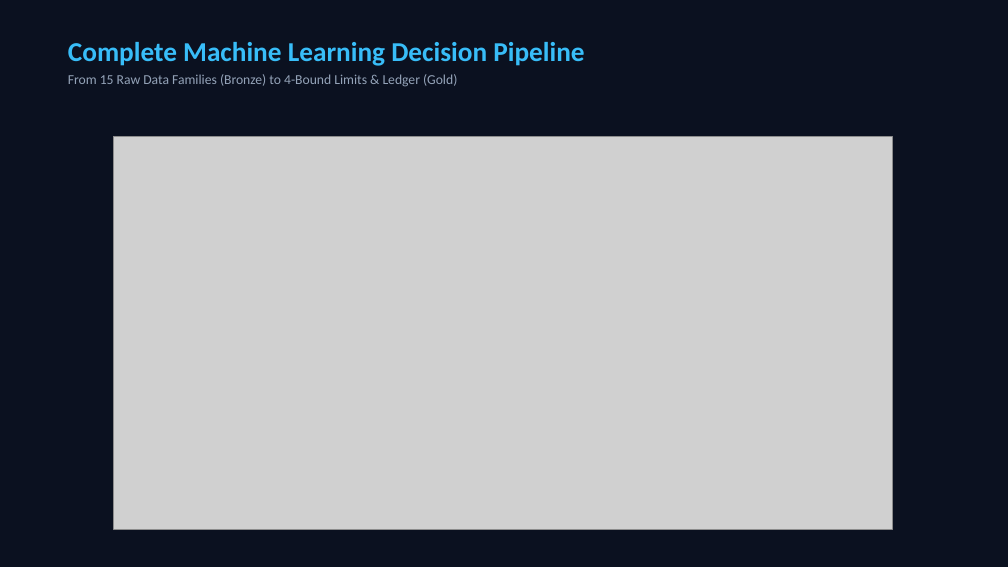
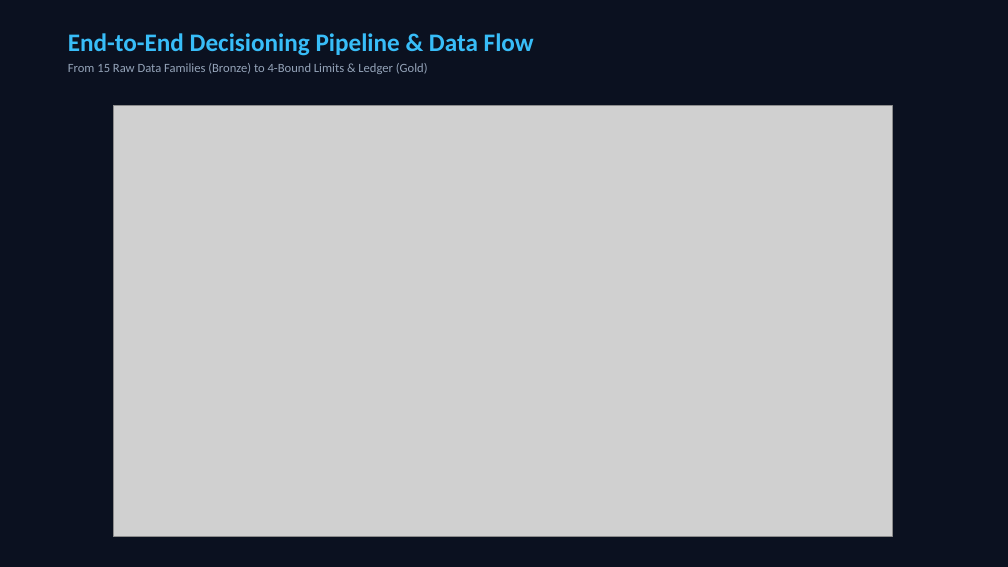
Before and after one commit to khayam1064/AI-CREDIT-SCORING, a slide deck: slide 6 of AI_Credit_Scoring_Conference_Master_Presentation.pptx. Drawn at 1008x567 pixels with LibreOffice and Linux fonts; fonts in the diff are those of the drawing; grey boxes stand for pictures. Boxes give left, top, right and bottom in pixels: in the first picture for what was removed or moved away, otherwise in the second. Text is boxed around its words. In the diff, an @@ line names an element or a change of style, - is before the commit and + after.

Commit message:
Dedicate clean full-screen flow diagrams across 3 presentation slides without text clutter

```diff
--- a/AI_Credit_Scoring_Conference_Master_Presentation.pptx
+++ b/AI_Credit_Scoring_Conference_Master_Presentation.pptx
@@ text "End-to-End Decisioning Pipeline & Data ...": place and size @@
-text "End-to-End Decisioning Pipeline & Data ..." at (68, 42, 584, 87)
+text "End-to-End Decisioning Pipeline & Data ..." at (68, 33, 534, 74)
@@ text at (68, 33, 534, 56): text changed; size 26 to 24 pt @@
-Complete Machine Learning Decision Pipeline
+End-to-End Decisioning Pipeline & Data Flow
@@ text at (68, 63, 428, 74): size 13 to 12 pt in "From 15 Raw Data Families (Bronze) to ..."; less space between paragraphs @@
@@ picture: place and size @@
-picture at (113, 136, 892, 529)
+picture at (113, 106, 892, 537)
```
Also in this commit, not shown: 15 other slides changed.
